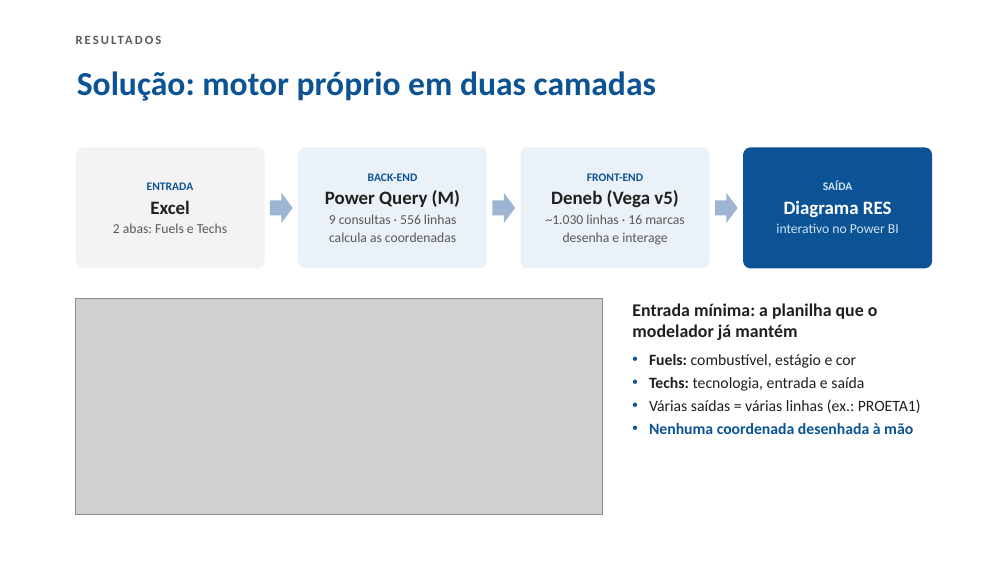
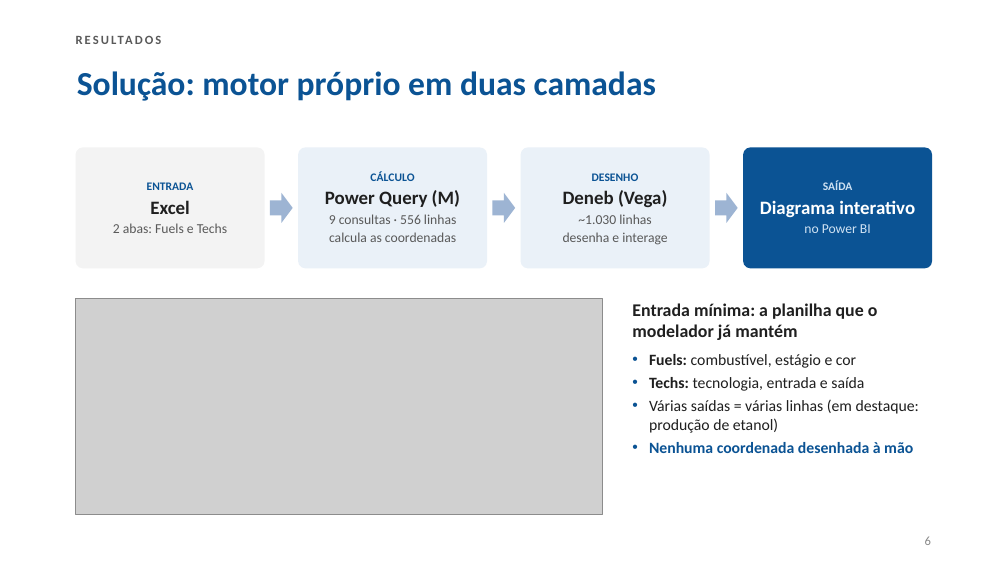
Before and after one commit to Freddieij/DDFE, a slide deck: slide 6 of Apresentacao/Apresentacao_XVI_Seminario_PIBITI.pptx. Drawn at 1008x567 pixels with LibreOffice and Linux fonts; fonts in the diff are those of the drawing; grey boxes stand for pictures. Boxes give left, top, right and bottom in pixels: in the first picture for what was removed or moved away, otherwise in the second. Text is boxed around its words. In the diff, an @@ line names an element or a change of style, - is before the commit and + after.

```diff
--- a/Apresentacao/Apresentacao_XVI_Seminario_PIBITI.pptx
+++ b/Apresentacao/Apresentacao_XVI_Seminario_PIBITI.pptx
@@ text in rounded rectangle at bbox=[370, 172, 414, 181]: text changed @@
-BACK-END
+CÁLCULO
@@ text in rounded rectangle at bbox=[563, 173, 667, 245]: text changed @@
-FRONT-END
-Deneb (Vega v5)
-~1.030 linhas · 16 marcas
-desenha e interage
+DESENHO
+Deneb (Vega)
+~1.030 linhas
+desenha e interage
@@ text in rounded rectangle at bbox=[760, 200, 915, 233]: text changed; size 13 to 18 pt; text colour #CFE2F3 to #FFFFFF; bold on @@
-Diagrama RES
-interativo no Power BI
+Diagrama interativo
+no Power BI
@@ text at bbox=[649, 399, 919, 433]: text changed @@
-• Várias saídas = várias linhas (ex.: PROETA1)
+• Várias saídas = várias linhas (em destaque: produção de etanol)
@@ page number added at bbox=[925, 536, 931, 545], 12 pt, text #888888 @@
+6
```
Also in this commit, not shown: 7 other slides changed, 3 slides added, 3 slides removed, 2 other files.
